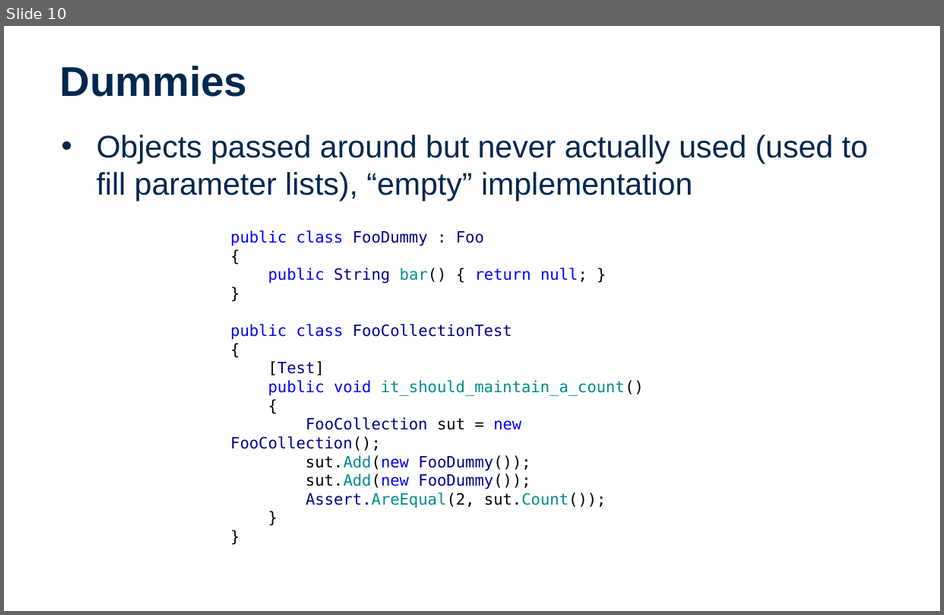
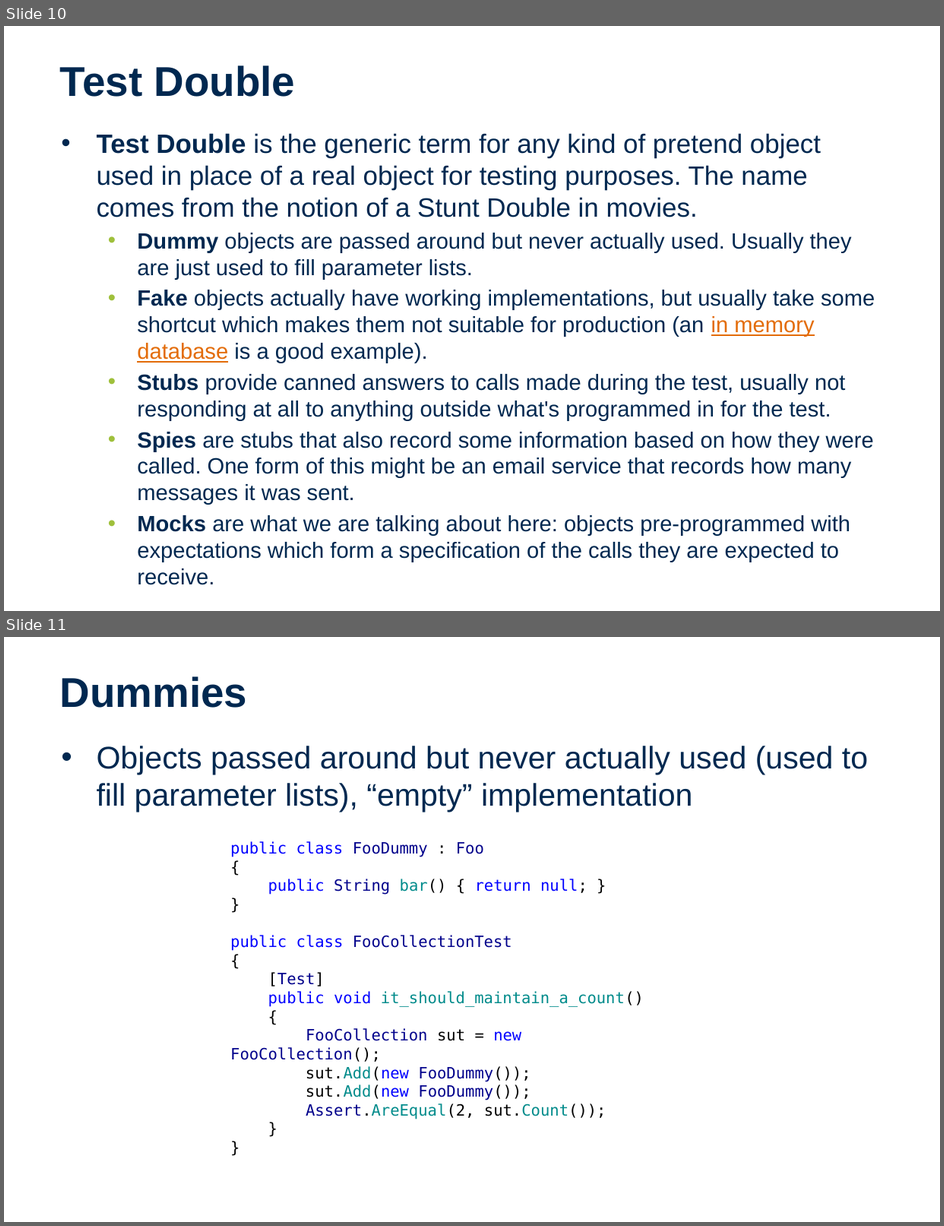
Before and after one commit to EntelectCodeDojo/Testing, a slide deck: CodeDojo-UnitTesting.pptx. Shown one above the other, each under a label of ours: slide 10 before the commit, slides 10 and 11 after it. The pictures are 944x615 and 944x1226 pixels, drawn with LibreOffice and Linux fonts; fonts in the diff are those of the drawing; background and template pictures are left out. Boxes give left, top, right and bottom in pixels: in the first picture for what was removed or moved away, otherwise in the second. Text is boxed around its words. In the diff, an @@ line names an element or a change of style, - is before the commit and + after.

```diff
--- a/CodeDojo-UnitTesting.pptx
+++ b/CodeDojo-UnitTesting.pptx
@@ slide 10 added at bbox=[4, 26, 940, 611], background #FFFFFF @@
@@ title added at bbox=[60, 66, 295, 97], 32 pt, text #002850, bold @@
+Test Double
@@ text added at bbox=[97, 133, 875, 535], 17 pt, text #002850 @@
+• Test Double is the generic term for any kind of pretend object used in place of a real object for testing purposes. The name comes from the notion of a Stunt Double in movies.
+  • Dummy objects are passed around but never actually used. Usually they are just used to fill parameter lists.
+  • Fake objects actually have working implementations, but usually take some shortcut which makes them not suitable for production (an in memory database is a good example).
+  • Stubs provide canned answers to calls made during the test, usually not responding at all to anything outside what's programmed in for the test.
+  • Spies are stubs that also record some information based on how they were called. One form of this might be an email service that records how many messages it was sent.
+  • Mocks are what we are talking about here: objects pre-programmed with expectations which form a specification of the calls they are expected to receive.
@@ what was slide 10 is now slide 11 @@
```
Also in this commit, not shown: 2 slides changed.
